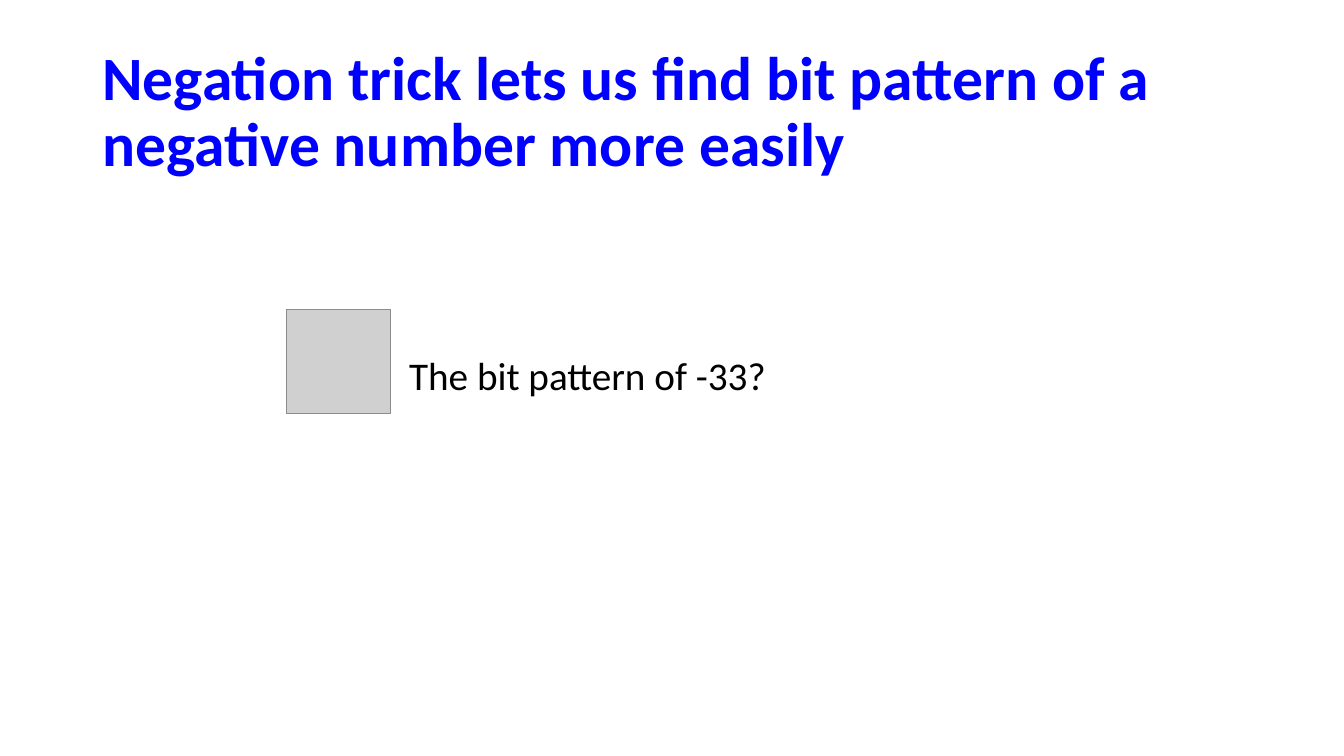
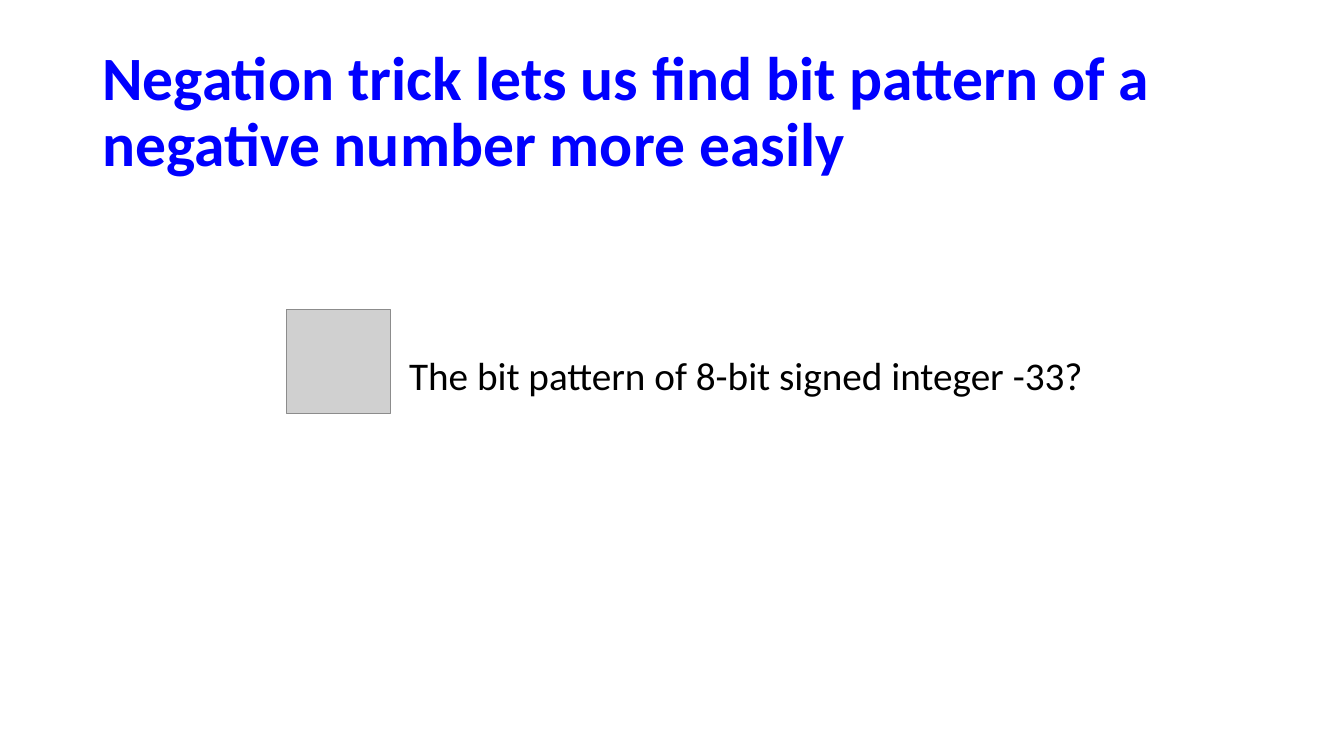
Before and after one commit to NYU-CSO/nyu-cso.github.io, a slide deck: slide 6 of notes/02-bits_bytes_int_cont.pptx. Drawn at 1344x756 pixels with LibreOffice and Linux fonts; fonts in the diff are those of the drawing; grey boxes stand for pictures. Boxes give left, top, right and bottom in pixels: in the first picture for what was removed or moved away, otherwise in the second. Text is boxed around its words. In the diff, an @@ line names an element or a change of style, - is before the commit and + after.

```diff
--- a/notes/02-bits_bytes_int_cont.pptx
+++ b/notes/02-bits_bytes_int_cont.pptx
@@ text at (409, 362, 1083, 397): text changed @@
-The bit pattern of -33?
+The bit pattern of 8-bit signed integer -33?
```
Also in this commit, not shown: 14 other slides changed, 28 slides added, 4 slides removed, 2 other files.
